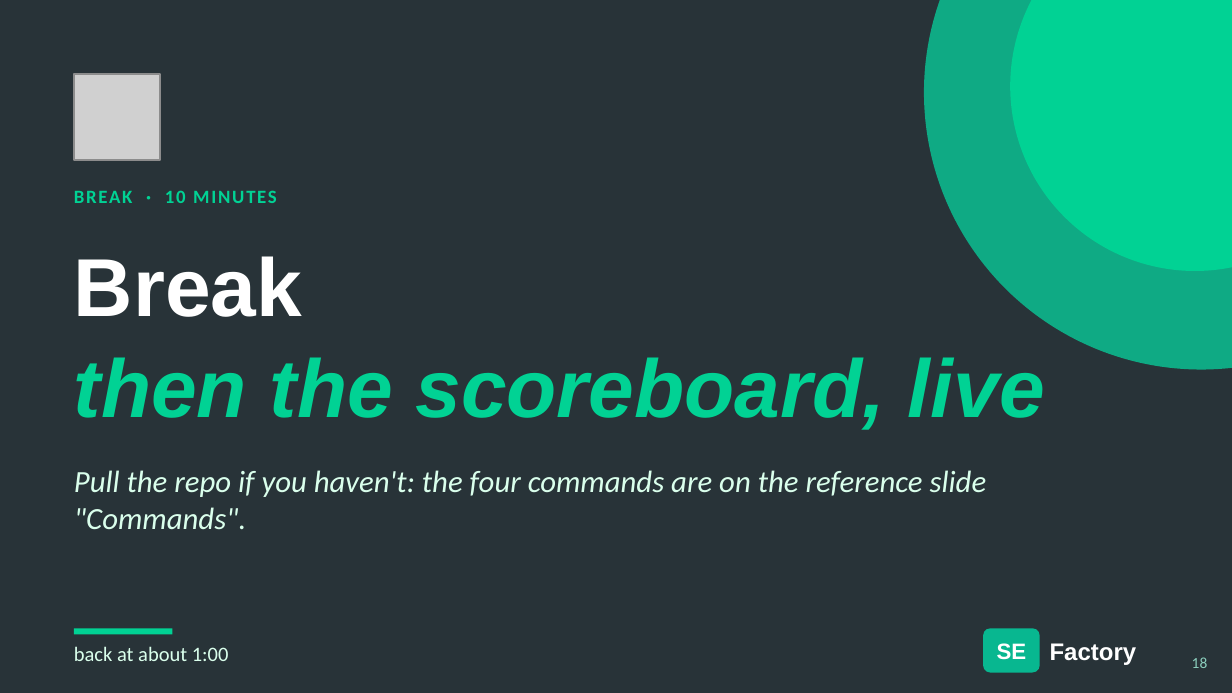
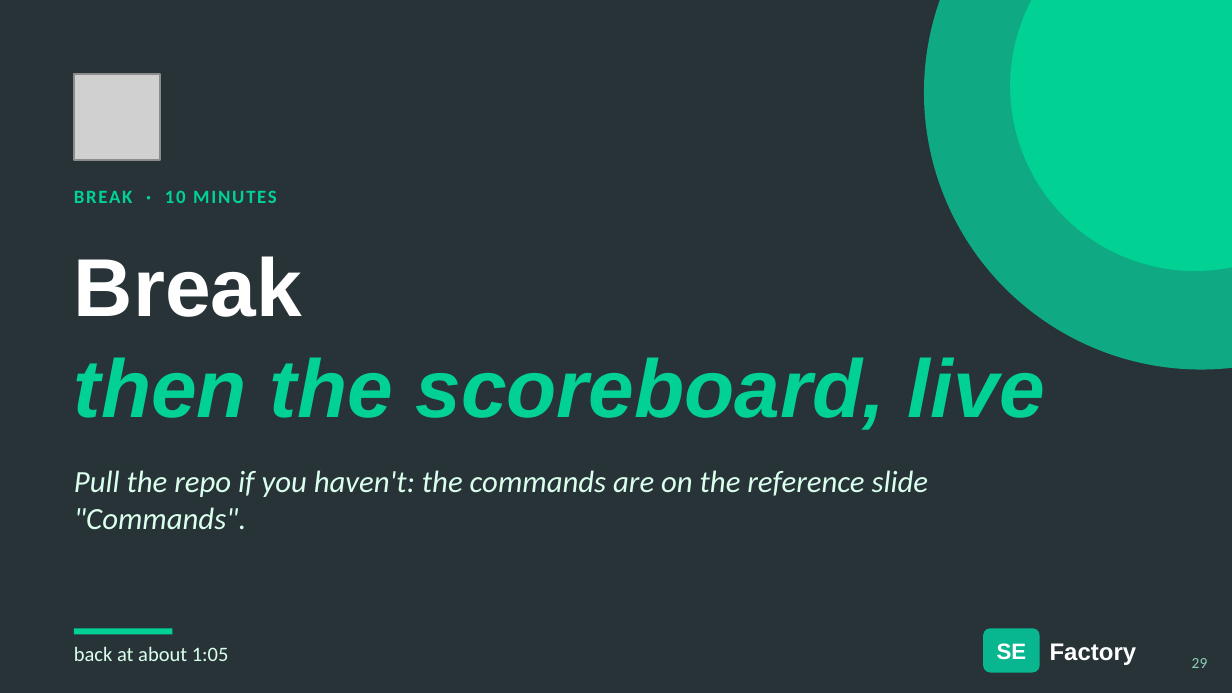
Before and after one commit to hasankanaan26/acme-desk, a slide deck: slide 29 of slides/part3-retrieval.pptx (slide 18 before the commit). Drawn at 1232x693 pixels with LibreOffice and Linux fonts; fonts in the diff are those of the drawing; grey boxes stand for pictures. Boxes give left, top, right and bottom in pixels: in the first picture for what was removed or moved away, otherwise in the second. Text is boxed around its words. In the diff, an @@ line names an element or a change of style, - is before the commit and + after.

```diff
--- a/slides/part3-retrieval.pptx
+++ b/slides/part3-retrieval.pptx
@@ text at (74, 470, 929, 529): text changed @@
-Pull the repo if you haven't: the four commands are on the reference slide "Commands".
+Pull the repo if you haven't: the commands are on the reference slide "Commands".
@@ text at (74, 646, 229, 661): text changed @@
-back at about 1:00
+back at about 1:05
@@ text at (1192, 658, 1208, 668): text changed @@
-18
+29
```
Also in this commit, not shown: 21 other slides changed, 22 slides added, 16 slides removed, 48 other files.
